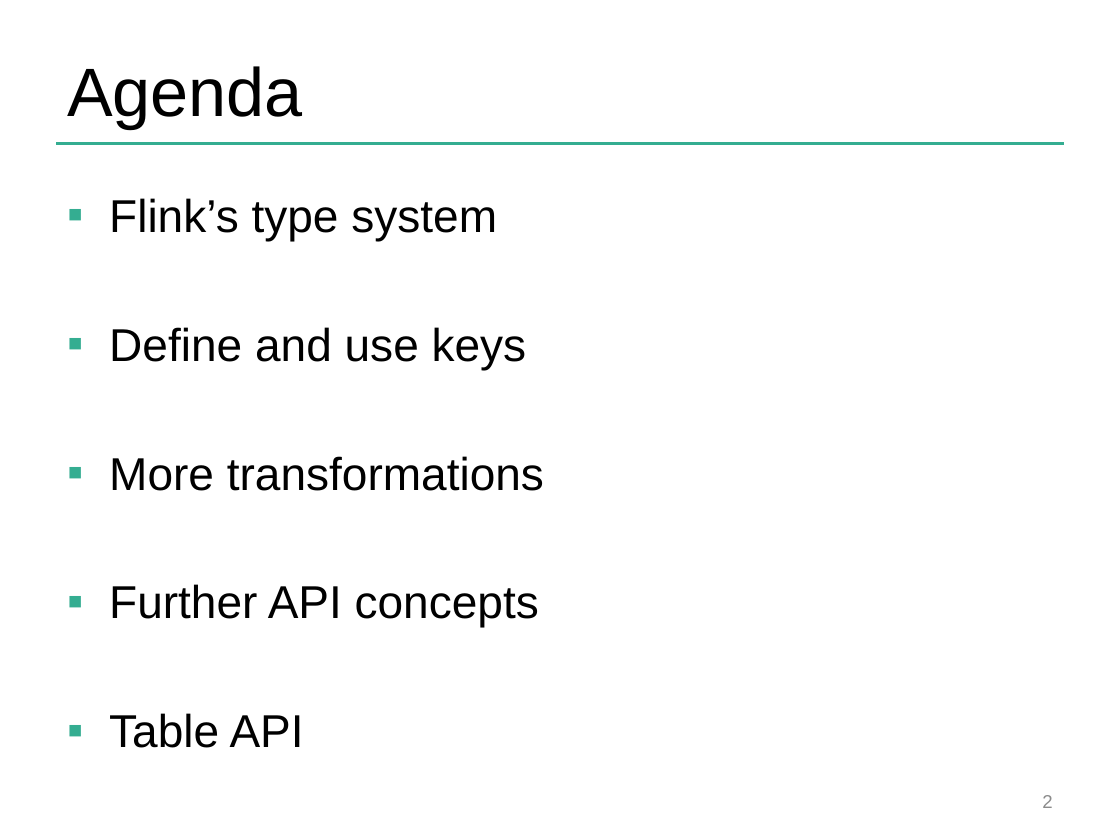
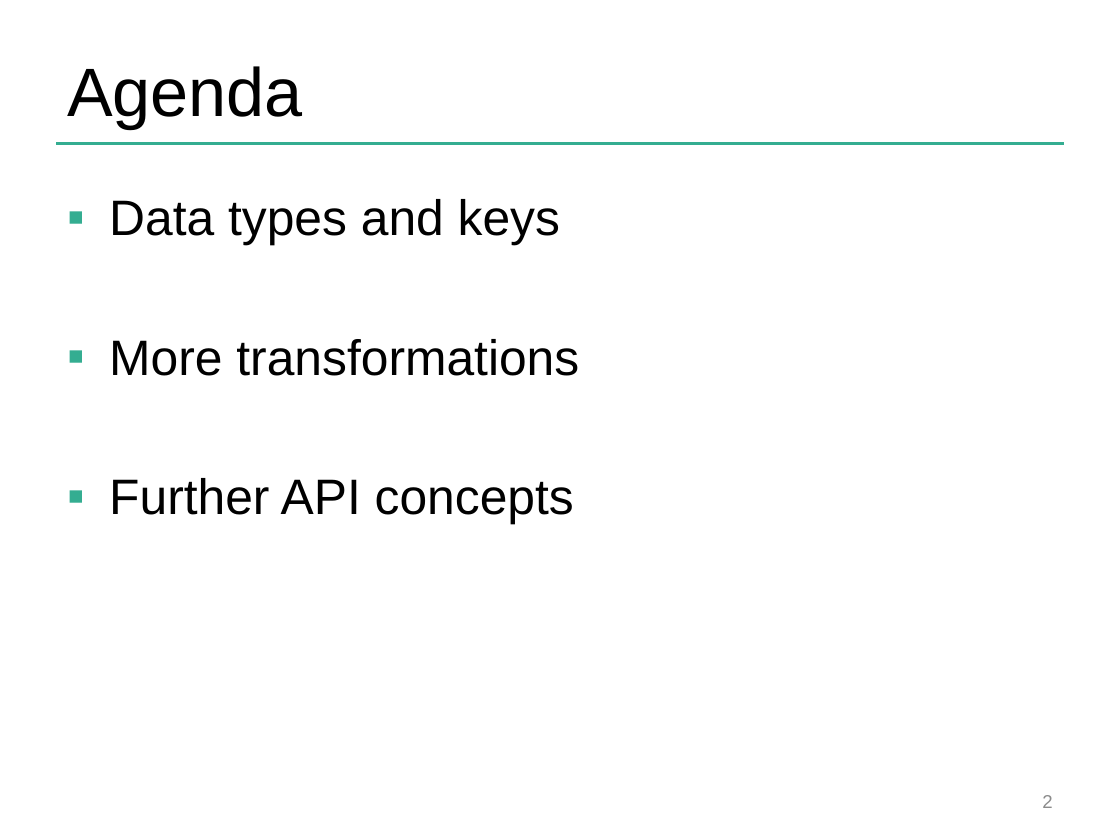
Before and after one commit to dataArtisans/flink-training-web, a slide deck: slide 2 of slides/flink_batch_advanced.pptx. Drawn at 1120x840 pixels with LibreOffice and Linux fonts; fonts in the diff are those of the drawing; background and template pictures are left out. Boxes give left, top, right and bottom in pixels: in the first picture for what was removed or moved away, otherwise in the second. Text is boxed around its words. In the diff, an @@ line names an element or a change of style, - is before the commit and + after.

Commit message:
Separated DataSet Advanced and Table API slides. Reworked data types and key section in DataSet Advanced

```diff
--- a/slides/flink_batch_advanced.pptx
+++ b/slides/flink_batch_advanced.pptx
@@ text at (x1=109, y1=199, x2=560, y2=246): text changed; size 29.6 to 32 pt @@
-▪ Flink’s type system
-▪ Define and use keys
+▪ Data types and keys
@@ text at (x1=109, y1=339, x2=579, y2=525): size 29.6 to 32 pt in "More transformations", "Further API concepts" @@
@@ text at (x1=109, y1=713, x2=304, y2=748): paragraph removed @@
-▪ Table API
```
Also in this commit, not shown: 2 other slides changed, 11 slides added, 23 slides removed, 1 other file.
